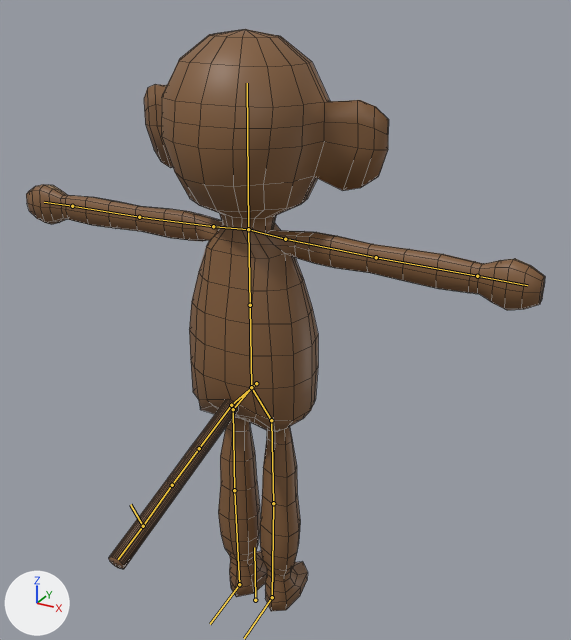
The Blender file Race/SourceAssets/monkey.blend, before and after one commit.
One viewpoint serves both versions: a camera (50 mm lens) standing at (4.89, -8.21, 8.75) and looking at (0.64, -0.47, 4.88). Lighting does not change. The marker at lower left points along +X, +Y and +Z. The bones that bend it are drawn over the model as lines. Mesh edges are drawn as thin lines.
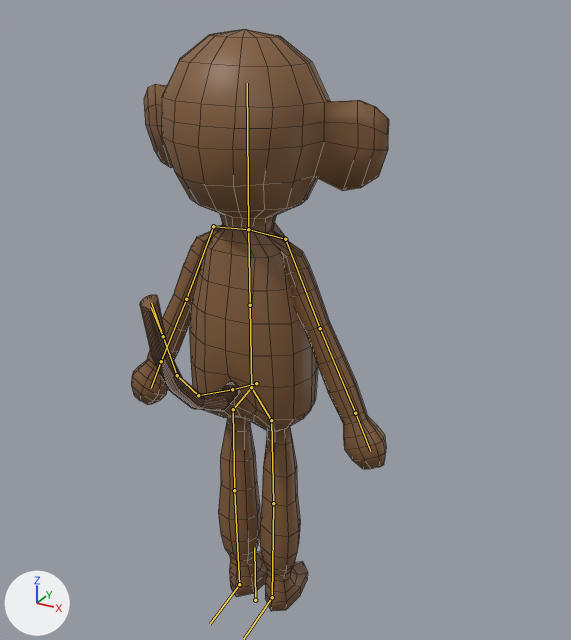
The newer file adds an action. The first version stands in its rest pose; the second is drawn at frame 0 of the action 'walk'.

The change in detail:
Bone 'arm1.L' (bone_arm1_l) turns from (0, 0, 0) to (-64, 0, 0) degrees about its own x, y and z.
Bone 'arm1.R' (bone_arm1_r) turns from (0, 0, 0) to (-64, 0, 0) degrees about its own x, y and z.
Bone 'tail_IK' (bone_tail_ik) moves from (0.0, 0.0, 0.0) to (-1.35, 1.73, 0.0).

Changed parts and their boxes [x1, y1, x2, y2] in the pictures (571 x 640 px):
'Cylinder', posed (50% narrower)
    before: [26, 29, 545, 611]
    after: [131, 29, 389, 611]
bone 'arm1.L', root to tip
    before: (285, 239) to (376, 257)
    after: (285, 239) to (320, 328)
bone 'arm1.R', root to tip
    before: (213, 226) to (139, 217)
    after: (213, 226) to (186, 299)
bone 'tail_IK', root to tip
    before: (143, 526) to (130, 504)
    after: (163, 336) to (151, 307)
